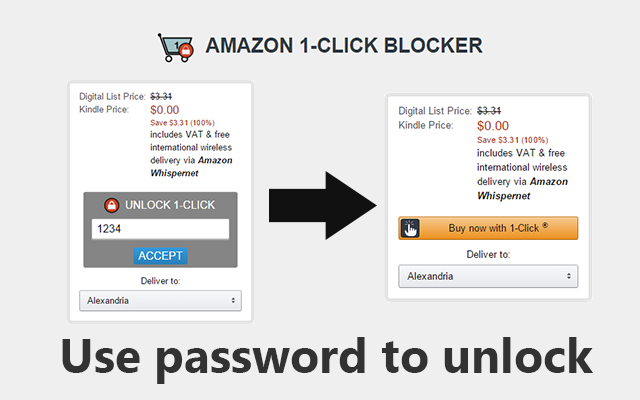
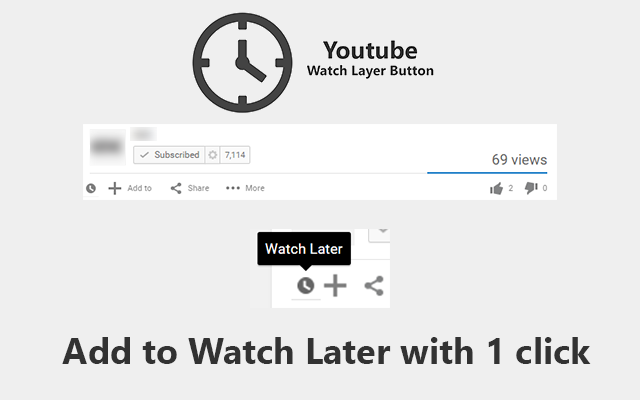
Layers edited between the first and the second 640 × 400 image:
removed layer "arrow" over [269, 171, 377, 240]
removed layer "tile" over [156, 24, 485, 73]
removed layer "unlocked" over [384, 92, 593, 303]
removed group "screenshot-2" (1st of 2) (2 layers) over [62, 80, 593, 384]
removed layer "screenshot-2" (2nd of 2, in "screenshot-2") from group "screenshot-2" over [66, 80, 255, 324]
added layer "promotional-tile-marquee" above "Capture" over [192, 12, 434, 113]
added layer "Capture" above "Capture2" over [70, 111, 570, 213]
added layer "Capture2" above "Description" over [250, 229, 390, 308]
renamed "Set up password" to "Description", moved it out of group "screenshot-2", painted on it over [62, 337, 593, 384]
